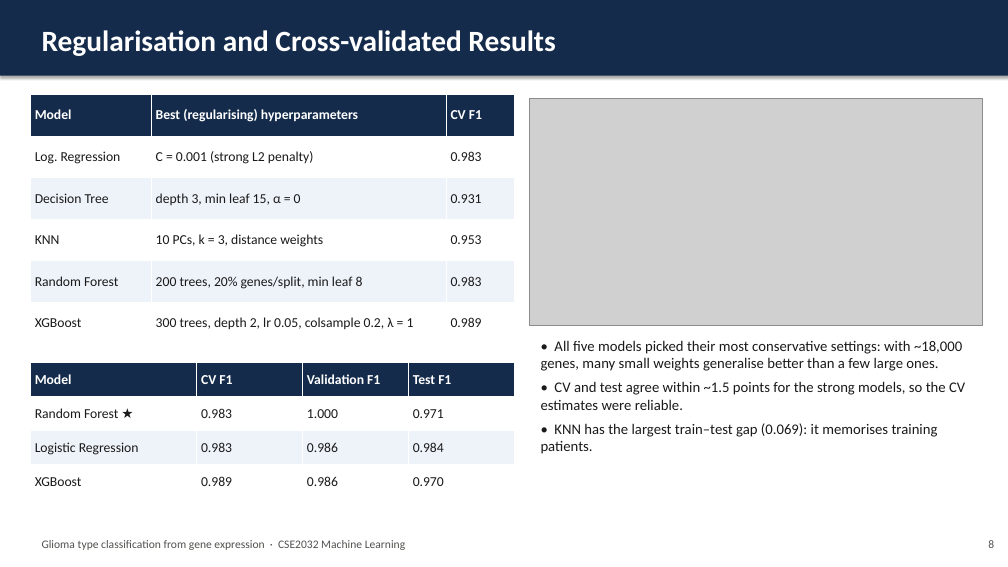
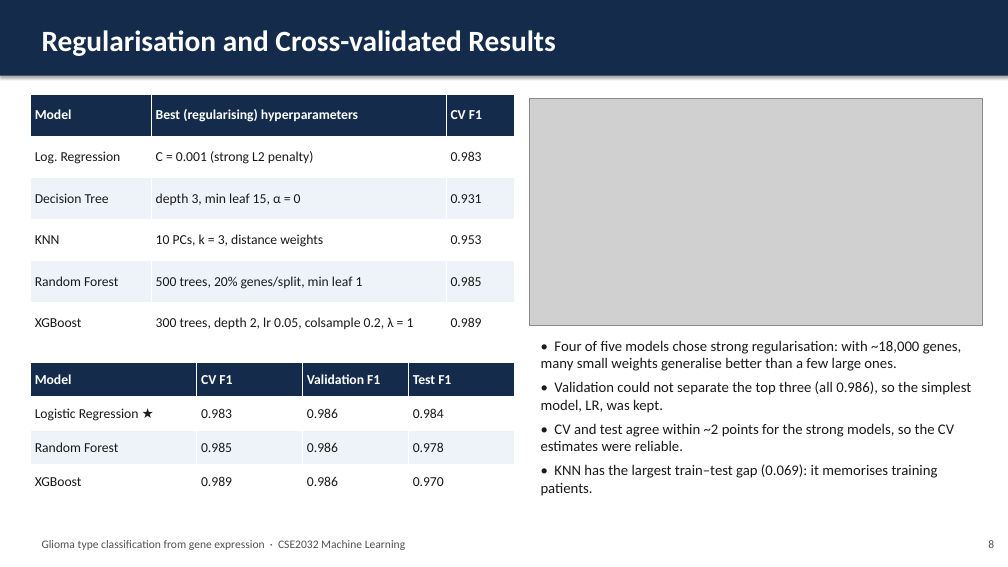
Before and after one commit to isitraghav/glioma-classification-ml, a slide deck: slide 9 of report/Final_Presentation.pptx. Drawn at 1008x567 pixels with LibreOffice and Linux fonts; fonts in the diff are those of the drawing; grey boxes stand for pictures. Boxes give left, top, right and bottom in pixels: in the first picture for what was removed or moved away, otherwise in the second. Text is boxed around its words. In the diff, an @@ line names an element or a change of style, - is before the commit and + after.

```diff
--- a/report/Final_Presentation.pptx
+++ b/report/Final_Presentation.pptx
@@ table at [30,95,514,344] @@
-row 5, column 2: 200 trees, 20% genes/split, min leaf 8
+row 5, column 2: 500 trees, 20% genes/split, min leaf 1
-row 5, column 3: 0.983
+row 5, column 3: 0.985
@@ text at [541,340,971,451]: text changed @@
-• All five models picked their most conservative settings: with ~18,000 genes, many small weights generalise better than a few large ones.
-• CV and test agree within ~1.5 points for the strong models, so the CV estimates were reliable.
+• Four of five models chose strong regularisation: with ~18,000 genes, many small weights generalise better than a few large ones.
+• Validation could not separate the top three (all 0.986), so the simplest model, LR, was kept.
+• CV and test agree within ~2 points for the strong models, so the CV estimates were reliable.
@@ table at [30,363,514,499] @@
-row 2: Random Forest ★ | 0.983 | 1.000 | 0.971
+row 2: Logistic Regression ★ | 0.983 | 0.986 | 0.984
-row 3: Logistic Regression | 0.983 | 0.986 | 0.984
+row 3: Random Forest | 0.985 | 0.986 | 0.978
```
Also in this commit, not shown: 12 other slides changed, 23 other files.
